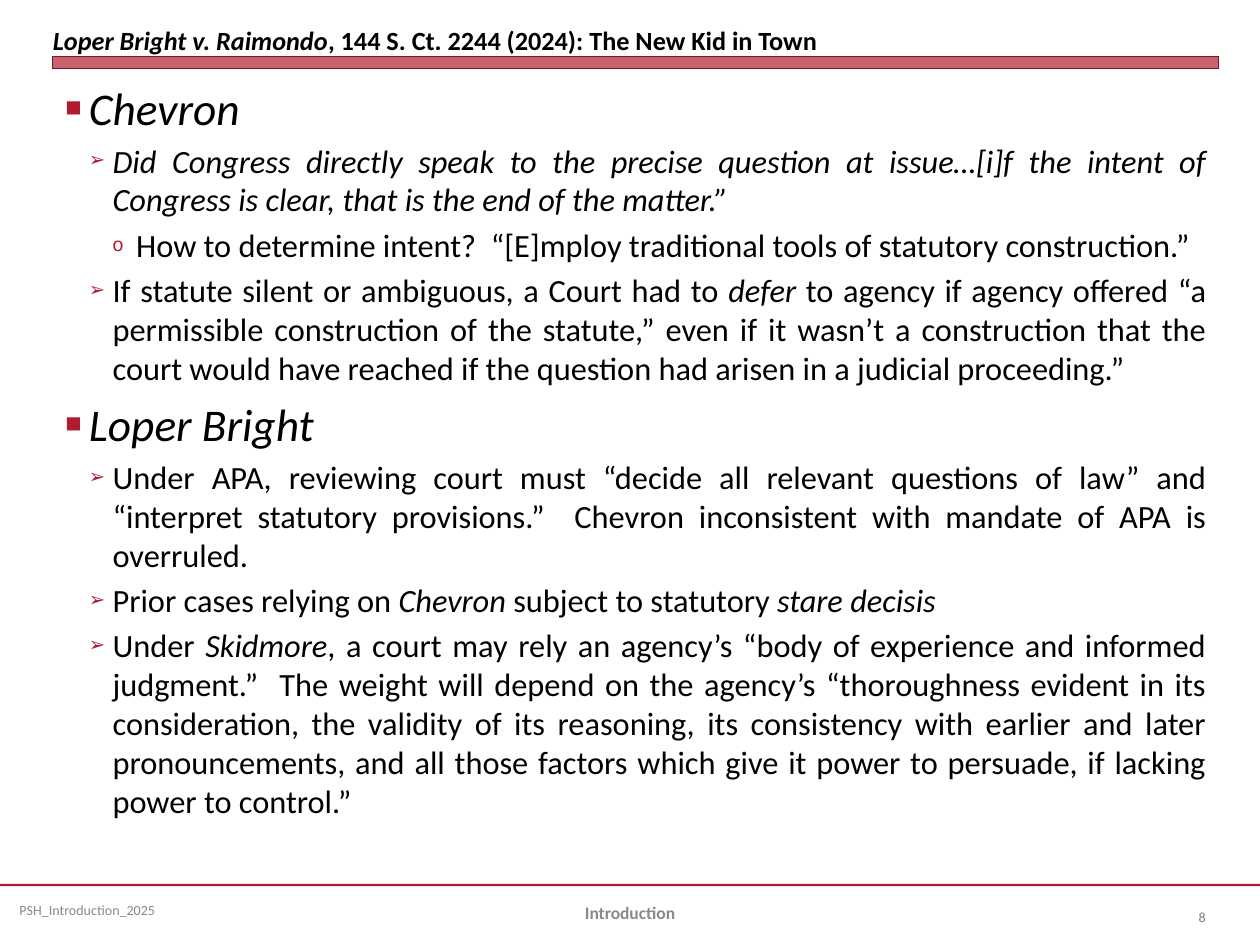
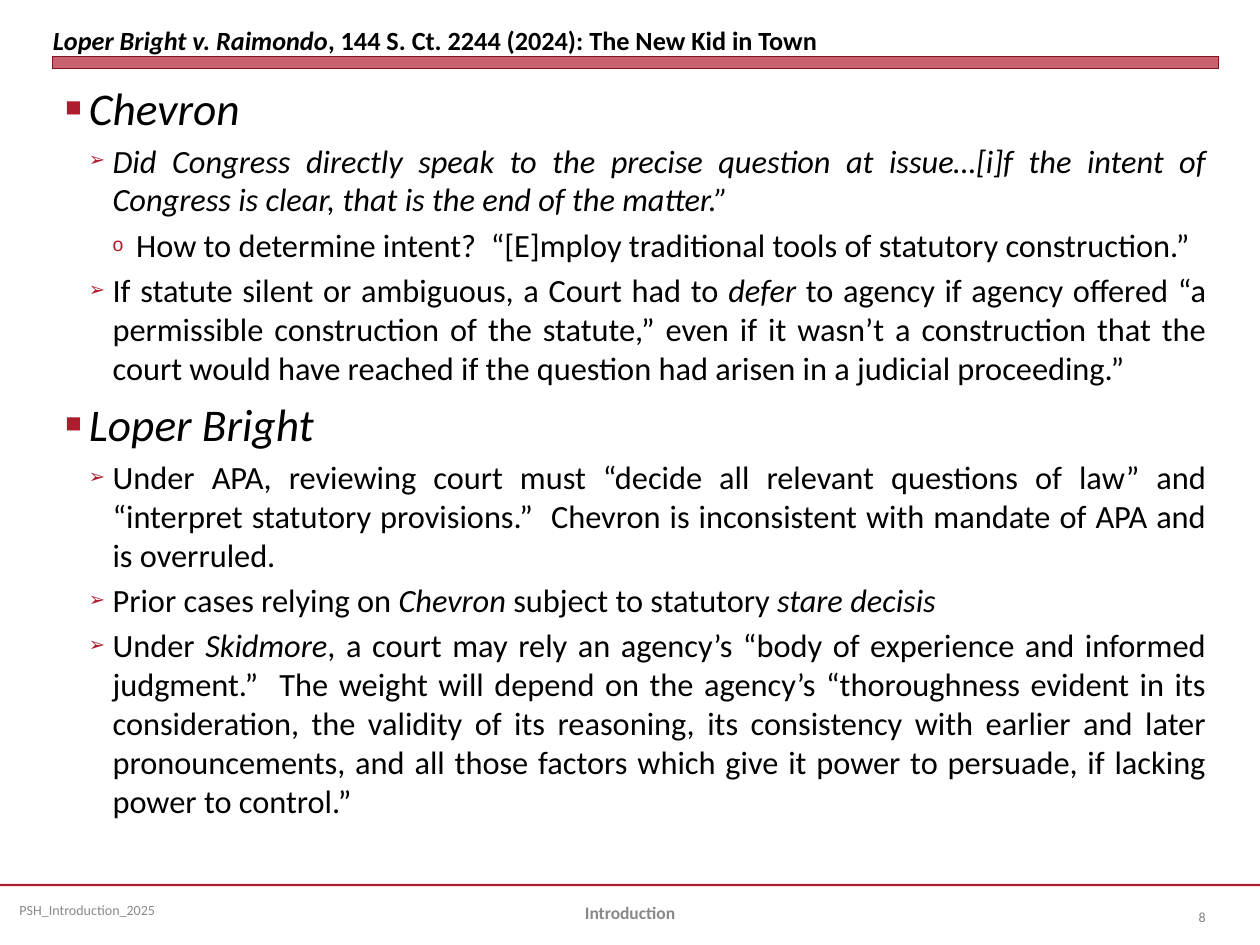
Before and after one commit to jmc877/Partnership-Tax, a slide deck: slide 8 of slides/PSH_Introduction_2025.pptx. Drawn at 1260x945 pixels with LibreOffice and Linux fonts; fonts in the diff are those of the drawing. Boxes give left, top, right and bottom in pixels: in the first picture for what was removed or moved away, otherwise in the second. Text is boxed around its words. In the diff, an @@ line names an element or a change of style, - is before the commit and + after.

```diff
--- a/slides/PSH_Introduction_2025.pptx
+++ b/slides/PSH_Introduction_2025.pptx
@@ text at (x1=113, y1=465, x2=1205, y2=568): text changed @@
-  ➢ Under APA, reviewing court must “decide all relevant questions of law” and “interpret statutory provisions.” Chevron inconsistent with mandate of APA is overruled.
+  ➢ Under APA, reviewing court must “decide all relevant questions of law” and “interpret statutory provisions.” Chevron is inconsistent with mandate of APA and is overruled.
```
Also in this commit, not shown: 1 other slide changed, 1 other file.
